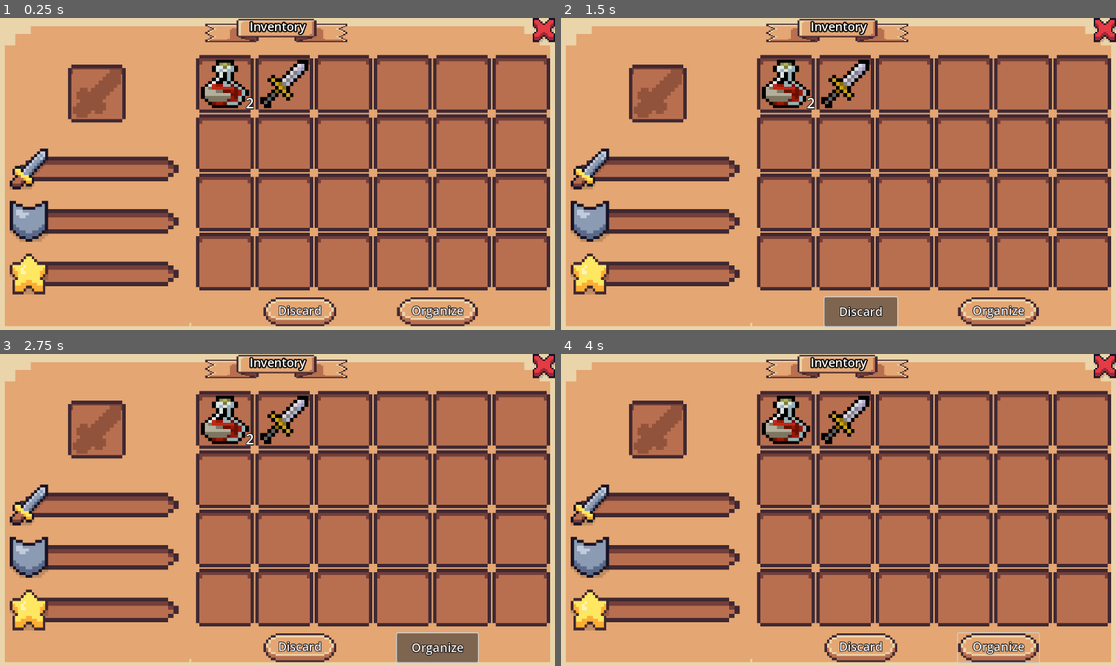
Above: before the commit, frames 1-4 (two rows, left to right).
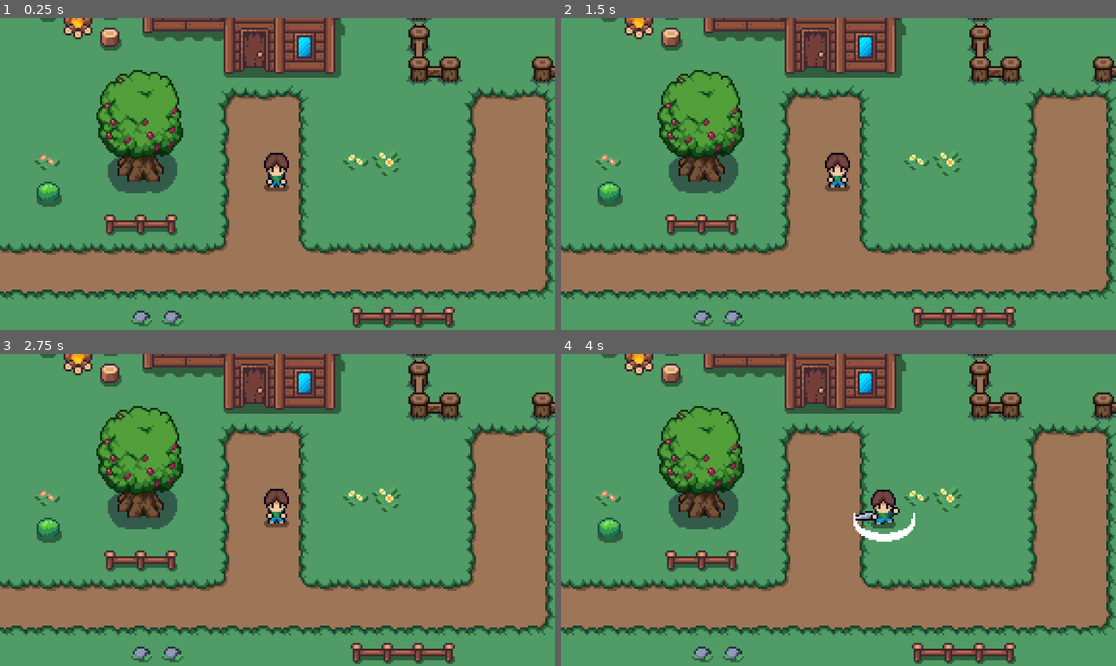
Above: after the commit, the same moments.

Repository: Xxh616/RPGGame
Game: Godot game, scene res://scenes/hometown.tscn
Two runs of this game, one before a commit and one after it. Both use one fixed random seed, a clock stepped at 60 frames per second and the inputs below. Before the commit the project starts from res://scenes/Inventory/inventory_ui.tscn.
Inputs (mouse positions are in pixels of both pictures, inside the frame that each line leads up to):
- Up to frame 1 (0.25 s): no input
- Up to frame 2 (1.5 s): click (1104, 30) at 0.52 s; click (860, 311) at 1.25 s, where only the run before the commit has a clickable "Discard"
- Up to frame 3 (2.75 s): click (438, 647) at 2 s, where only the run before the commit has a clickable "Organize"
- Up to frame 4 (4 s): tap Enter at 2.75 s; move the mouse to (655, 428) at 2.77 s; hold Right (ui_right) 2.78-3.53 s; hold E (attack) 2.78-3.53 s; click (655, 428) at 2.92 s; move the mouse to (788, 419) at 3.52 s; hold Down (ui_down) from 3.53 s (still down); tap E (attack) at 3.6 s; click (788, 419) at 3.67 s

The runs differ from the first frame. In frame 1, 99% of the frame differs, in the area x 0-100%, y 0-100%; in frame 2, 99%; in frame 3, 99%; in frame 4, 99%.

Commit message:
Function:1.Fixed the bug existing in the backpack 2. Connect the backpack with the scene

Diff:
--- a/project.godot
+++ b/project.godot
@@ -11,13 +11,14 @@
 [application]
 
 config/name="RPGGameTest"
-run/main_scene="uid://cc3pjfk4qvxry"
+run/main_scene="uid://dfl5wqpwtc00h"
 config/features=PackedStringArray("4.4", "Forward Plus")
 config/icon="res://icon.svg"
 
 [autoload]
 
 global="*res://scripts/global.gd"
+inventory_autoload="*res://scripts/Inventory/inventory.gd"
 
 [input]
 
@@ -26,6 +27,11 @@
 "events": [Object(InputEventKey,"resource_local_to_scene":false,"resource_name":"","device":-1,"window_id":0,"alt_press …(192 unchanged characters)…
 ]
 }
+toggle_inventory={
+"deadzone": 0.2,
+"events": [Object(InputEventKey,"resource_local_to_scene":false,"resource_name":"","device":-1,"window_id":0,"alt_pressed":false,"shift_pressed":false,"ctrl_pressed":false,"meta_pressed":false,"pressed":false,"keycode":0,"physical_keycode":73,"key_label":0,"unicode":105,"location":0,"echo":false,"script":null)
+]
+}
 
 [rendering]
 
--- a/scenes/Inventory/inventory.tscn
+++ /dev/null
@@ -1,6 +0,0 @@
-[gd_scene load_steps=2 format=3 uid="uid://mxpjs1woef4h"]
-
-[ext_resource type="Script" uid="uid://c8cy5sdyl0ex2" path="res://scripts/Inventory/inventory.gd" id="1_wri4e"]
-
-[node name="Inventory" type="Node2D"]
-script = ExtResource("1_wri4e")
--- a/scenes/Inventory/inventory_ui.tscn
+++ b/scenes/Inventory/inventory_ui.tscn
@@ -1,6 +1,6 @@
-[gd_scene load_steps=22 format=3 uid="uid://cc3pjfk4qvxry"]
-
-[ext_resource type="Script" uid="uid://r6swolrforau" path="res://scenes/Inventory/inventory_ui.gd" id="1_e3oc6"]
+[gd_scene load_steps=30 format=3 uid="uid://cc3pjfk4qvxry"]
+
+[ext_resource type="Script" uid="uid://r6swolrforau" path="res://scripts/Inventory/inventory_ui.gd" id="1_e3oc6"]
 [ext_resource type="Texture2D" uid="uid://dowwr4xftnwam" path="res://art/Inventory/UI_Frames.png" id="1_irya2"]
 [ext_resource type="Resource" uid="uid://bxm8qfjv7fd7w" path="res://Resources/Items/empty_icon.tres" id="2_0hb5n"]
 [ext_resource type="Texture2D" uid="uid://b7k2q7k8d8ete" path="res://art/Inventory/UI_Ribbons.png" id="2_e3oc6"]
@@ -9,7 +9,6 @@
 [ext_resource type="Texture2D" uid="uid://b3mgx3b7gv4dk" path="res://art/Inventory/UI_Sliders.png" id="5_y258h"]
 [ext_resource type="PackedScene" uid="uid://ctdo62uf6pa7e" path="res://scenes/Inventory/item_slot.tscn" id="6_3uau8"]
 [ext_resource type="Texture2D" uid="uid://boy0sa1mcrkwv" path="res://art/Inventory/UI_Buttons.png" id="7_2s2pa"]
-[ext_resource type="Script" uid="uid://c8cy5sdyl0ex2" path="res://scripts/Inventory/inventory.gd" id="9_8faus"]
 
 [sub_resource type="AtlasTexture" id="AtlasTexture_uwj4j"]
 atlas = ExtResource("1_irya2")
@@ -19,9 +18,23 @@
 atlas = ExtResource("2_e3oc6")
 region = Rect2(8, 0, 65, 21)
 
+[sub_resource type="AtlasTexture" id="AtlasTexture_0hb5n"]
+atlas = ExtResource("3_8faus")
+region = Rect2(177, 81, 14, 15)
+
+[sub_resource type="StyleBoxTexture" id="StyleBoxTexture_y258h"]
+texture = SubResource("AtlasTexture_0hb5n")
+
+[sub_resource type="AtlasTexture" id="AtlasTexture_3uau8"]
+atlas = ExtResource("3_8faus")
+region = Rect2(161, 81, 14, 15)
+
+[sub_resource type="StyleBoxTexture" id="StyleBoxTexture_2s2pa"]
+texture = SubResource("AtlasTexture_3uau8")
+
 [sub_resource type="AtlasTexture" id="AtlasTexture_dqfnd"]
 atlas = ExtResource("3_8faus")
-region = Rect2(145, 81, 14, 14)
+region = Rect2(145, 81, 14, 15)
 
 [sub_resource type="StyleBoxTexture" id="StyleBoxTexture_ngbl7"]
 content_margin_left = 46.0
@@ -46,6 +59,23 @@
 [sub_resource type="AtlasTexture" id="AtlasTexture_eifbp"]
 atlas = ExtResource("3_8faus")
 region = Rect2(49, 1, 14, 14)
+
+[sub_resource type="AtlasTexture" id="AtlasTexture_y258h"]
+atlas = ExtResource("7_2s2pa")
+region = Rect2(65, 33, 30, 14)
+
+[sub_resource type="StyleBoxTexture" id="StyleBoxTexture_3uau8"]
+texture = SubResource("AtlasTexture_y258h")
+
+[sub_resource type="AtlasTexture" id="AtlasTexture_2s2pa"]
+atlas = ExtResource("7_2s2pa")
+region = Rect2(33, 33, 30, 14)
+
+[sub_resource type="StyleBoxTexture" id="StyleBoxTexture_043bo"]
+texture = SubResource("AtlasTexture_2s2pa")
+
+[sub_resource type="StyleBoxTexture" id="StyleBoxTexture_y4t5h"]
+texture = SubResource("AtlasTexture_y258h")
 
 [sub_resource type="AtlasTexture" id="AtlasTexture_ngbl7"]
 atlas = ExtResource("7_2s2pa")
@@ -60,7 +90,6 @@
 
 [node name="InventoryUi" type="MarginContainer"]
 script = ExtResource("1_e3oc6")
-inventory_node = NodePath("Inventory")
 weapon_slot_node = NodePath("InventoryMargin/VBoxSplit/BottomMargin/HBoxSplit/LeftMargin/LeftVBox/WeaponMargin/EquipSlotMargin")
 item_slots_grid = NodePath("InventoryMargin/VBoxSplit/BottomMargin/HBoxSplit/RightMargin/RightVBox/ItemMargin/GridContainer")
 empty_item = ExtResource("2_0hb5n")
@@ -99,7 +128,12 @@
 [node name="Button" type="Button" parent="InventoryMargin/VBoxSplit/TopMargin"]
 layout_mode = 2
 size_flags_horizontal = 8
+focus_mode = 0
+theme_override_styles/hover_pressed = SubResource("StyleBoxTexture_y258h")
+theme_override_styles/hover = SubResource("StyleBoxTexture_2s2pa")
+theme_override_styles/pressed = SubResource("StyleBoxTexture_y258h")
 theme_override_styles/normal = SubResource("StyleBoxTexture_ngbl7")
+icon_alignment = 1
 
 [node name="BottomMargin" type="MarginContainer" parent="InventoryMargin/VBoxSplit"]
 layout_mode = 2
@@ -287,31 +321,18 @@
 theme_override_constants/margin_top = 10
 theme_override_constants/margin_right = 150
 
-[node name="ButtonSplit" type="HBoxContainer" parent="InventoryMargin/VBoxSplit/BottomMargin/HBoxSplit/RightMargin/RightVBox/FunctionButtonMargin"]
-layout_mode = 2
-
-[node name="Discard" type="Button" parent="InventoryMargin/VBoxSplit/BottomMargin/HBoxSplit/RightMargin/RightVBox/FunctionButtonMargin/ButtonSplit"]
-layout_mode = 2
-size_flags_horizontal = 2
+[node name="Organize" type="Button" parent="InventoryMargin/VBoxSplit/BottomMargin/HBoxSplit/RightMargin/RightVBox/FunctionButtonMargin"]
+layout_mode = 2
+size_flags_horizontal = 6
+focus_mode = 0
 theme_override_colors/font_outline_color = Color(0, 0, 0, 1)
 theme_override_colors/font_color = Color(0.960784, 0.956863, 0.988235, 0.988235)
 theme_override_constants/outline_size = 5
 theme_override_font_sizes/font_size = 25
-theme_override_styles/normal = SubResource("StyleBoxTexture_8wyaw")
-text = "Discard
-"
-
-[node name="Organize" type="Button" parent="InventoryMargin/VBoxSplit/BottomMargin/HBoxSplit/RightMargin/RightVBox/FunctionButtonMargin/ButtonSplit"]
-layout_mode = 2
-size_flags_horizontal = 10
-theme_override_colors/font_outline_color = Color(0, 0, 0, 1)
-theme_override_colors/font_color = Color(0.960784, 0.956863, 0.988235, 0.988235)
-theme_override_constants/outline_size = 5
-theme_override_font_sizes/font_size = 25
+theme_override_styles/hover_pressed = SubResource("StyleBoxTexture_3uau8")
+theme_override_styles/hover = SubResource("StyleBoxTexture_043bo")
+theme_override_styles/pressed = SubResource("StyleBoxTexture_y4t5h")
 theme_override_styles/normal = SubResource("StyleBoxTexture_8wyaw")
 text = "Organize"
 
 [node name="ContextMenu" type="PopupMenu" parent="."]
-
-[node name="Inventory" type="Node" parent="."]
-script = ExtResource("9_8faus")
--- a/scenes/hometown.tscn
+++ b/scenes/hometown.tscn
@@ -1,13 +1,17 @@
-[gd_scene load_steps=5 format=3 uid="uid://dfl5wqpwtc00h"]
+[gd_scene load_steps=7 format=3 uid="uid://dfl5wqpwtc00h"]
 
 [ext_resource type="TileSet" uid="uid://b1hi70wxn4jkf" path="res://scenes/Tilemap/hometown.tres" id="1_7xnwq"]
+[ext_resource type="Script" uid="uid://dd7y7cttda5ob" path="res://scripts/hometown.gd" id="1_bg7lc"]
 [ext_resource type="PackedScene" uid="uid://blcnr3nrtnd0o" path="res://scenes/spawner.tscn" id="3_lor3b"]
+[ext_resource type="PackedScene" uid="uid://cc3pjfk4qvxry" path="res://scenes/Inventory/inventory_ui.tscn" id="4_vd6oj"]
 [ext_resource type="PackedScene" uid="uid://bb0yoc2888fyf" path="res://scenes/player.tscn" id="13_uhdvq"]
 
 [sub_resource type="RectangleShape2D" id="RectangleShape2D_7xnwq"]
 size = Vector2(629.5, 769)
 
 [node name="Hometown" type="Node2D"]
+script = ExtResource("1_bg7lc")
+inventory_ui_path = NodePath("CanvasLayer/InventoryUi")
 
 [node name="TileMap" type="TileMap" parent="."]
 tile_set = ExtResource("1_7xnwq")
@@ -21,6 +25,13 @@
 
 [node name="player" parent="." instance=ExtResource("13_uhdvq")]
 position = Vector2(959, 270)
+
+[node name="CanvasLayer" type="CanvasLayer" parent="."]
+
+[node name="InventoryUi" parent="CanvasLayer" instance=ExtResource("4_vd6oj")]
+visible = false
+offset_right = 1152.0
+offset_bottom = 650.0
 
 [node name="Spawner" parent="." instance=ExtResource("3_lor3b")]
 position = Vector2(308, 509)
--- a/scenes/Inventory/inventory_ui.gd
+++ b/scripts/Inventory/inventory_ui.gd
@@ -3,12 +3,11 @@
 class_name InventoryUI
 var last_slot_idx: int = -1
 # —— Inspector 配置 ——
-@export var inventory_node: NodePath
+@onready var inventory = inventory_autoload
 @export var weapon_slot_node: NodePath
 @export var item_slots_grid: NodePath
 @export var empty_item:        Resource    # 在 Inspector 里拖入一个 .tres，里面只定义好一个空图标
 # —— 运行时引用 ——
-@onready var inventory   = get_node(inventory_node) as Inventory
 @onready var weapon_slot = get_node(weapon_slot_node) as ItemSlot
 @onready var grid        = get_node(item_slots_grid) as GridContainer
 @onready var context_menu = $ContextMenu as PopupMenu
--- /dev/null
+++ b/scripts/hometown.gd
@@ -0,0 +1,8 @@
+extends Node2D
+
+@export var inventory_ui_path: NodePath
+@onready var ui = get_node(inventory_ui_path) as Control
+
+func _unhandled_input(event):
+	if event.is_action_pressed("toggle_inventory"):
+		ui.visible = not ui.visible
Renamed: scenes/Inventory/inventory_ui.gd.uid -> scripts/Inventory/inventory_ui.gd.uid
Not shown, added: scripts/hometown.gd.uid
